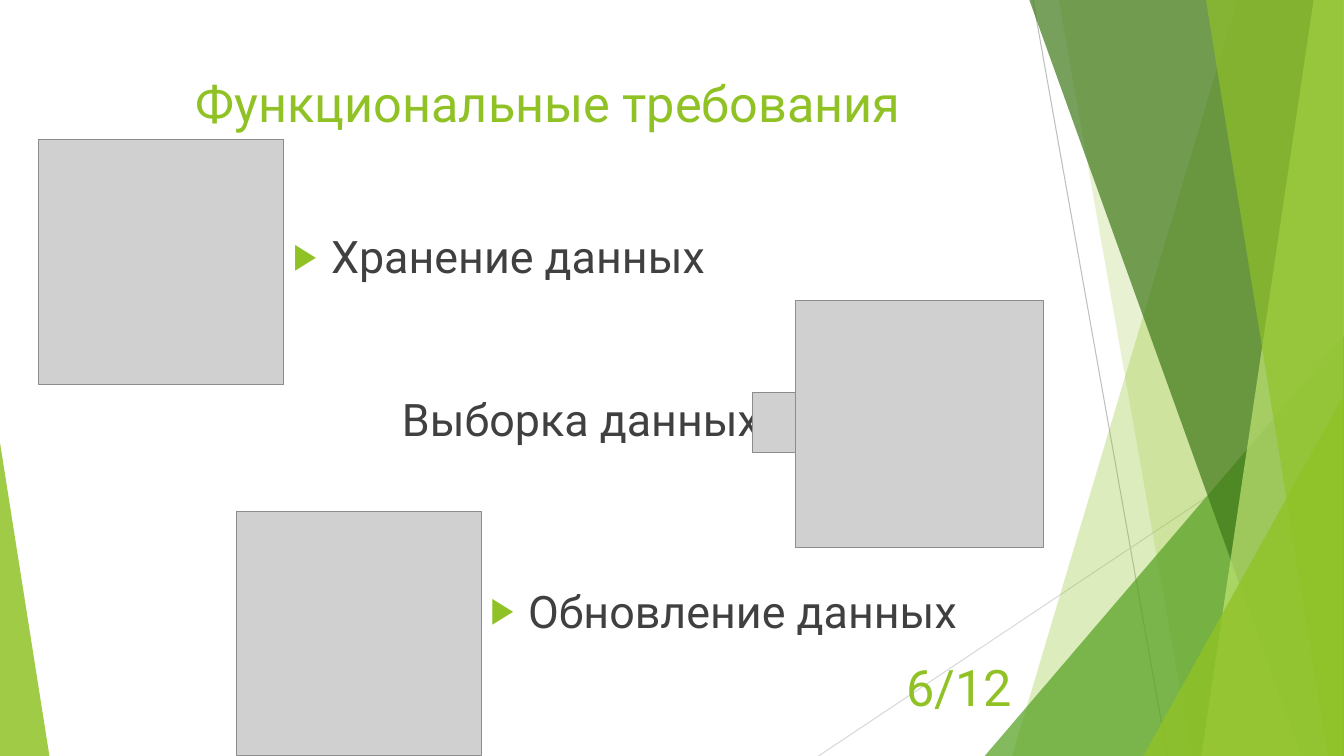
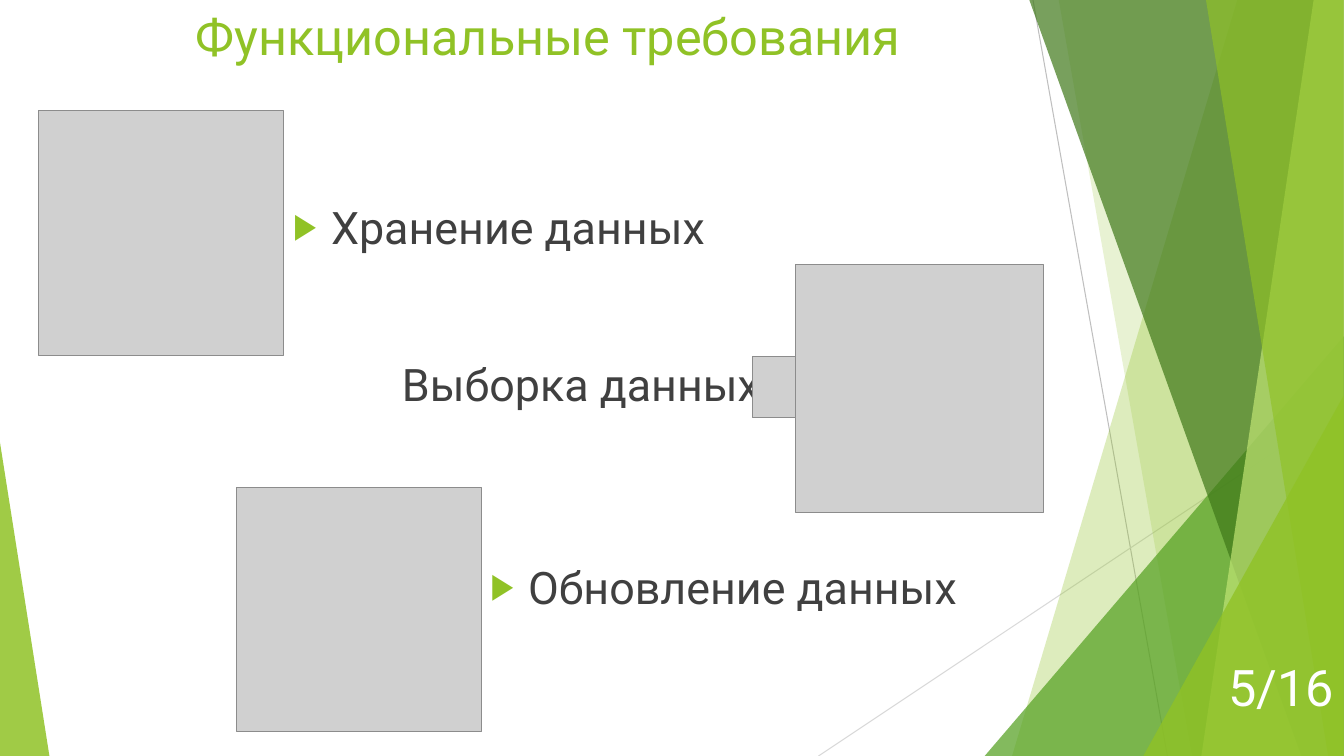
Before and after one commit to enitnel/mysterious-project, a slide deck: slide 5 of Dms coursework presentation.pptx (slide 6 before the commit). Drawn at 1344x756 pixels with LibreOffice and Linux fonts; fonts in the diff are those of the drawing; grey boxes stand for pictures. Boxes give left, top, right and bottom in pixels: in the first picture for what was removed or moved away, otherwise in the second. Text is boxed around its words. In the diff, an @@ line names an element or a change of style, - is before the commit and + after.

```diff
--- a/Dms coursework presentation.pptx
+++ b/Dms coursework presentation.pptx
@@ title "Функциональные требования": place and size @@
-title "Функциональные требования" at [196,83,901,133]
+title "Функциональные требования" at [196,16,901,66]
@@ picture: place and size @@
-picture at [38,140,283,385]
+picture at [38,111,283,356]
@@ text "Хранение данных": place and size @@
-text "Хранение данных" at [331,241,705,282]
+text "Хранение данных" at [331,212,705,253]
@@ 2 pictures, 1 text: place and size @@
-2 pictures, 1 text at [402,300,1044,548]
+2 pictures, 1 text at [402,265,1044,513]
@@ picture: place and size @@
-picture at [237,511,482,756]
+picture at [237,487,482,732]
@@ text "Обновление данных": place and size @@
-text "Обновление данных" at [528,594,957,635]
+text "Обновление данных" at [528,570,957,611]
@@ page number removed at [906,669,1012,709] @@
-6/12
@@ page number added at [1228,670,1334,709], 36 pt, text #FFFFFF @@
+5/16
```
Also in this commit, not shown: 11 other slides changed, 4 slides added, 58 other files.
